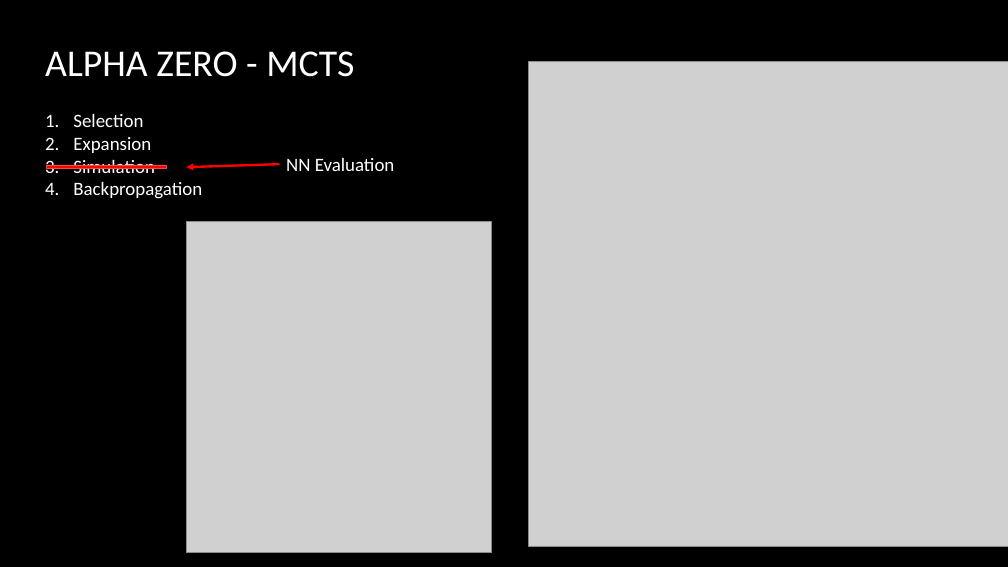
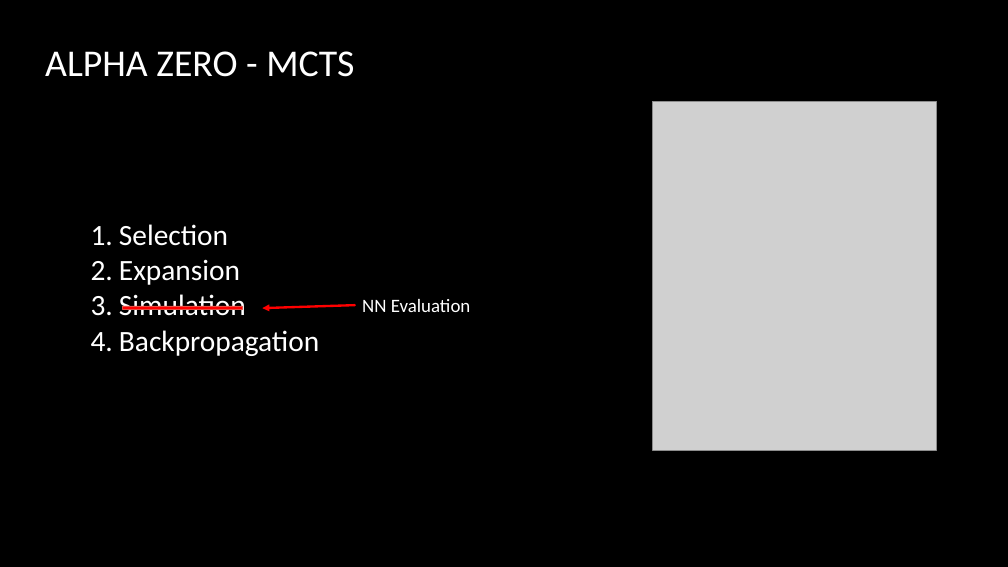
Before and after one commit to 1Preusse/ReinforcementLearningUPV, a slide deck: slide 9 of presentation/ChessEngines.pptx (slide 8 before the commit). Drawn at 1008x567 pixels with LibreOffice and Linux fonts; fonts in the diff are those of the drawing; grey boxes stand for pictures; background and template pictures are left out. Boxes give left, top, right and bottom in pixels: in the first picture for what was removed or moved away, otherwise in the second. Text is boxed around its words. In the diff, an @@ line names an element or a change of style, - is before the commit and + after.

```diff
--- a/presentation/ChessEngines.pptx
+++ b/presentation/ChessEngines.pptx
@@ picture: place and size @@
-picture at [529,62,1008,547]
+picture at [653,101,937,451]
@@ text "Selection": place and size @@
-text "Selection" at [73,114,202,199]
+text "Selection" at [119,224,319,356]
@@ text "Selection" at [119,224,319,356]: size 18 to 28 pt @@
@@ picture removed at [186,222,491,553] @@
@@ 1 text, 1 rectangle, 1 arrow: place and size @@
-1 text, 1 rectangle, 1 arrow at [47,158,395,171]
+1 text, 1 rectangle, 1 arrow at [123,299,471,312]
```
Also in this commit, not shown: 2 other slides changed, 2 slides added, 1 other file.
